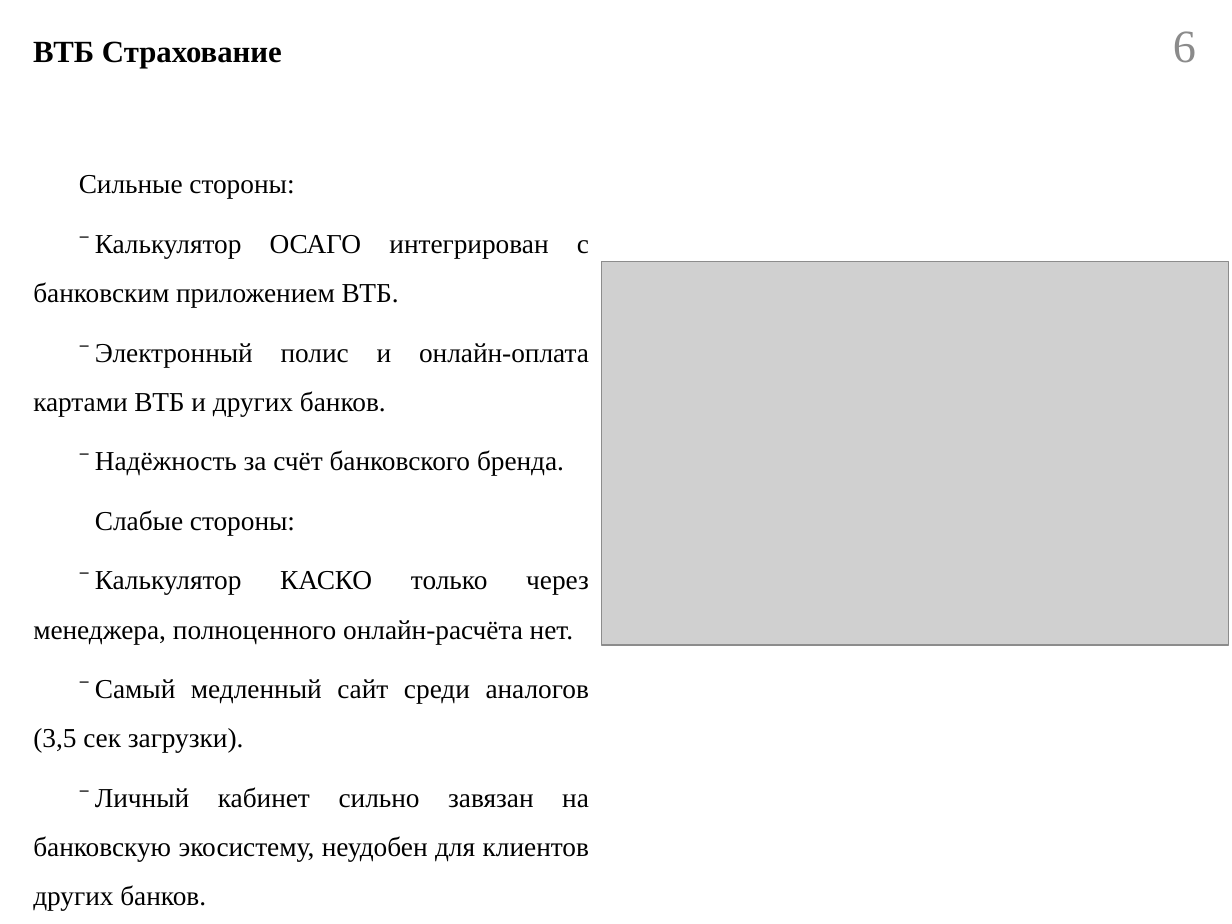
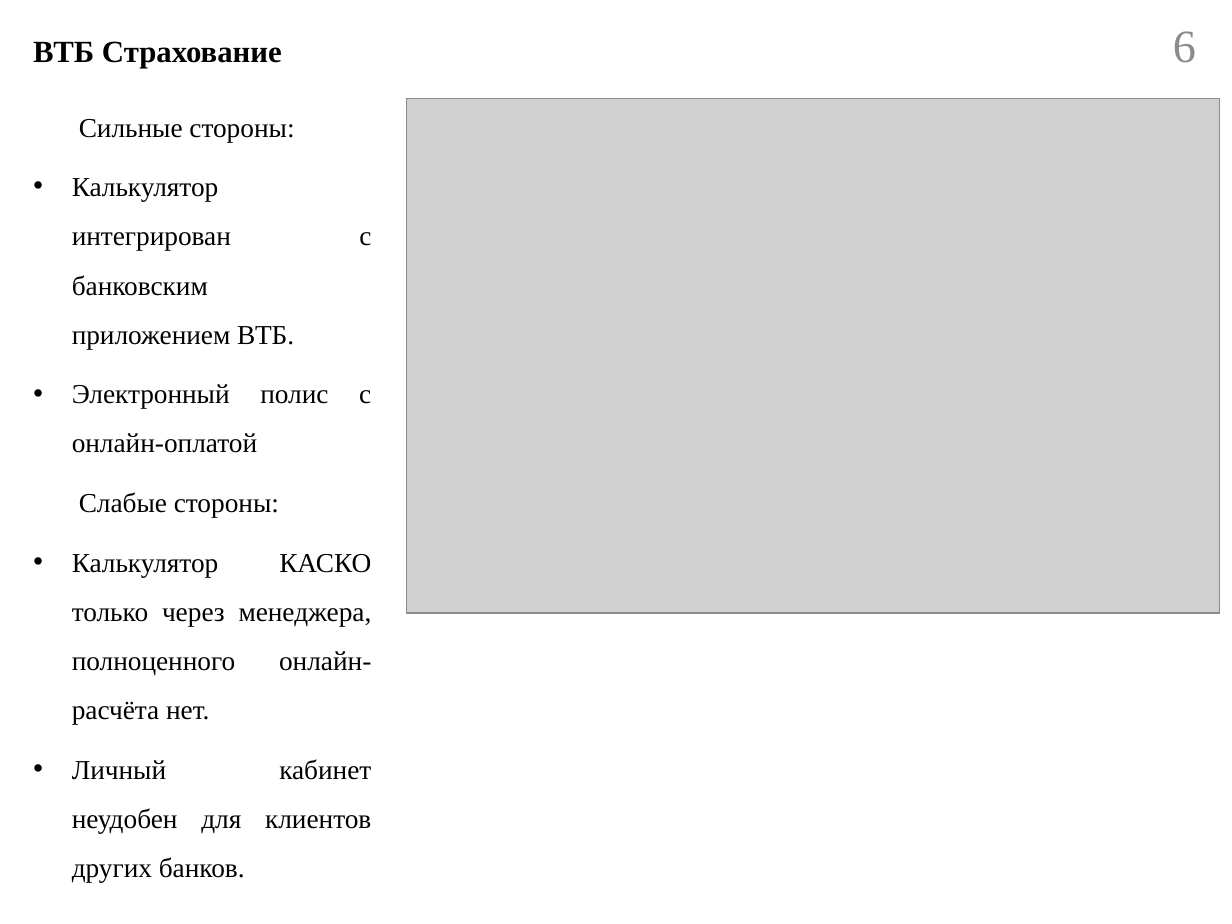
Before and after one commit to Belousov-Kirill-1ISP21/diplom, a slide deck: slide 6 of docs/Презентация.pptx. Drawn at 1232x924 pixels with LibreOffice and Linux fonts; fonts in the diff are those of the drawing; grey boxes stand for pictures. Boxes give left, top, right and bottom in pixels: in the first picture for what was removed or moved away, otherwise in the second. Text is boxed around its words. In the diff, an @@ line names an element or a change of style, - is before the commit and + after.

```diff
--- a/docs/Презентация.pptx
+++ b/docs/Презентация.pptx
@@ text "Сильные стороны:" moved from (x1=33, y1=175, x2=589, y2=911) to (x1=72, y1=119, x2=372, y2=882) @@
@@ picture resized from (x1=601, y1=261, x2=1228, y2=644) to (x1=407, y1=99, x2=1220, y2=612) @@
@@ text at (x1=72, y1=178, x2=371, y2=453): text changed @@
-⁻ Калькулятор ОСАГО интегрирован с банковским приложением ВТБ.
-⁻ Электронный полис и онлайн-оплата картами ВТБ и других банков.
-⁻ Надёжность за счёт банковского бренда.
+• Калькулятор интегрирован с банковским приложением ВТБ.
+• Электронный полис с онлайн-оплатой
@@ text at (x1=72, y1=554, x2=372, y2=882): text changed @@
-⁻ Калькулятор КАСКО только через менеджера, полноценного онлайн-расчёта нет.
-⁻ Самый медленный сайт среди аналогов (3,5 сек загрузки).
-⁻ Личный кабинет сильно завязан на банковскую экосистему, неудобен для клиентов других банков.
+• Калькулятор КАСКО только через менеджера, полноценного онлайн-расчёта нет.
+• Личный кабинет неудобен для клиентов других банков.
```
Also in this commit, not shown: 4 other slides changed, 4 other files.
